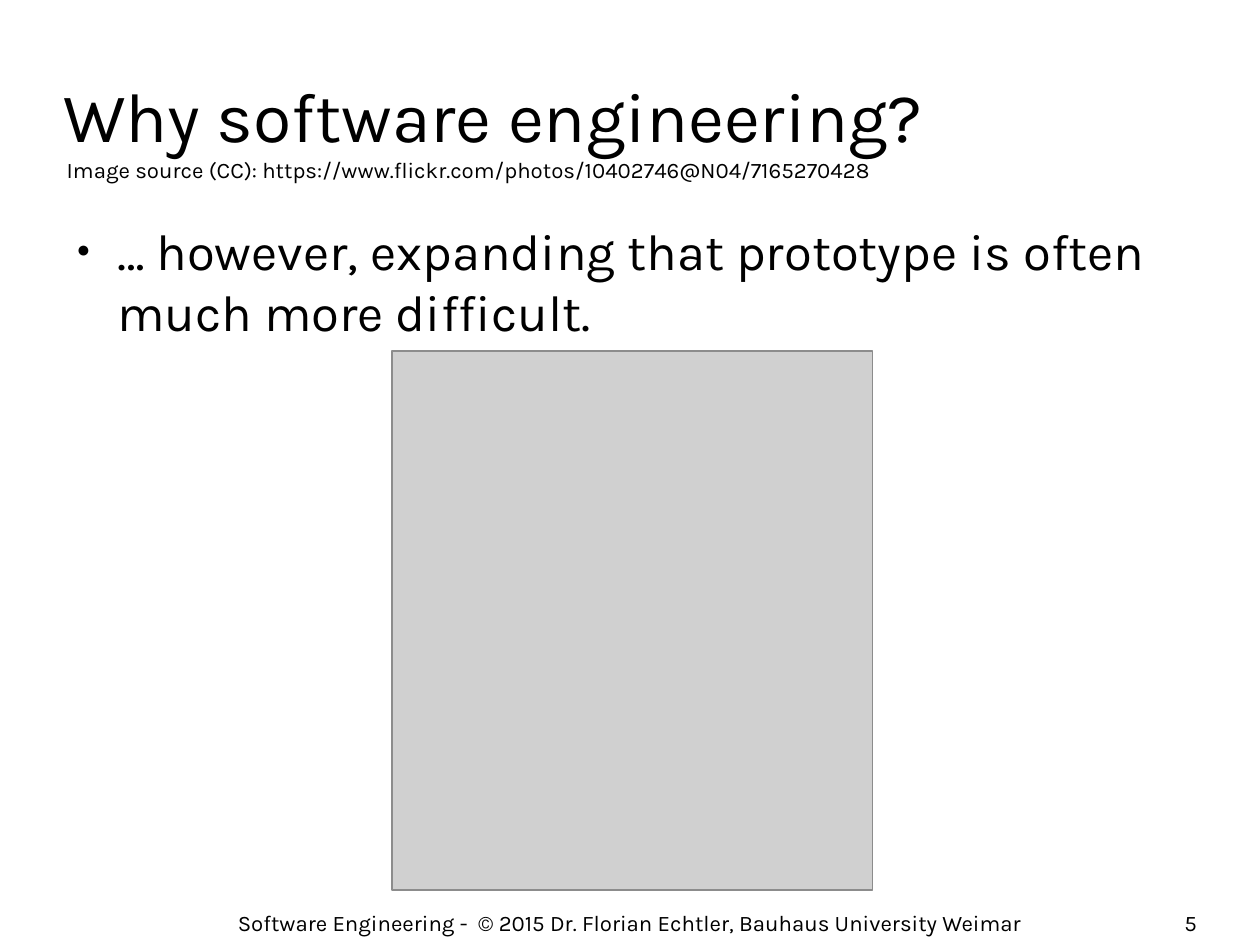
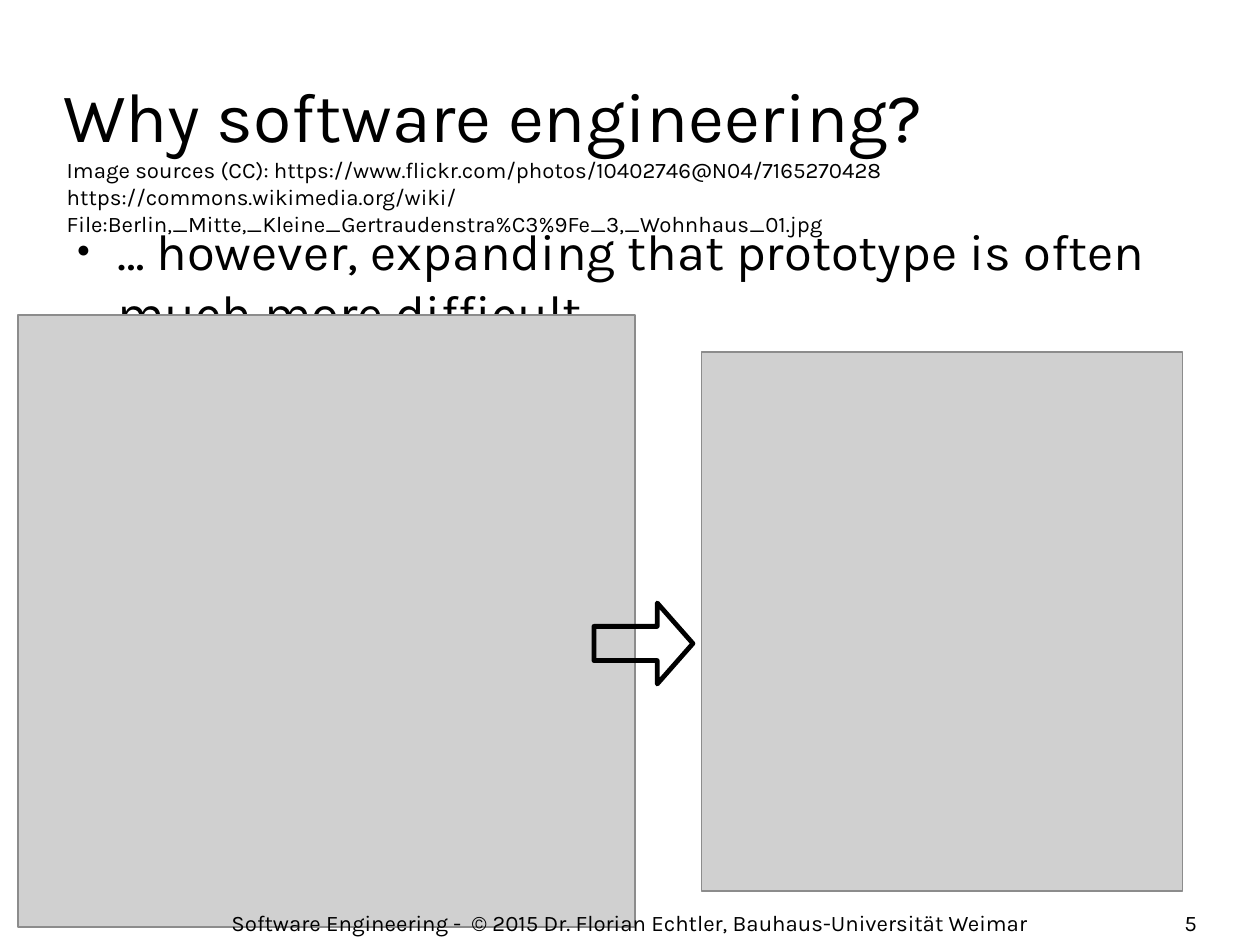
Before and after one commit to floe/software-engineering, a slide deck: slide 5 of 01-introduction.odp. Drawn at 1260x945 pixels with LibreOffice and Linux fonts; fonts in the diff are those of the drawing; grey boxes stand for pictures; background and template pictures are left out. Boxes give left, top, right and bottom in pixels: in the first picture for what was removed or moved away, otherwise in the second. Text is boxed around its words. In the diff, an @@ line names an element or a change of style, - is before the commit and + after.

```diff
--- a/01-introduction.odp
+++ b/01-introduction.odp
@@ text at bbox=[67, 158, 881, 238]: text changed @@
-Image source (CC): https://www.flickr.com/photos/10402746@N04/7165270428
+Image sources (CC): https://www.flickr.com/photos/10402746@N04/7165270428
+https://commons.wikimedia.org/wiki/File:Berlin,_Mitte,_Kleine_Gertraudenstra%C3%9Fe_3,_Wohnhaus_01.jpg
@@ picture added at bbox=[18, 316, 636, 927] @@
@@ picture: place and size @@
-picture at bbox=[392, 351, 874, 891]
+picture at bbox=[702, 352, 1183, 892]
@@ right arrow added at bbox=[595, 604, 694, 685], outline #000000 3 pt @@
@@ text at bbox=[231, 910, 1027, 937]: text changed @@
-Software Engineering - © 2015 Dr. Florian Echtler, Bauhaus University Weimar
+Software Engineering - © 2015 Dr. Florian Echtler, Bauhaus-Universität Weimar
```
Also in this commit, not shown: 28 other slides changed.
